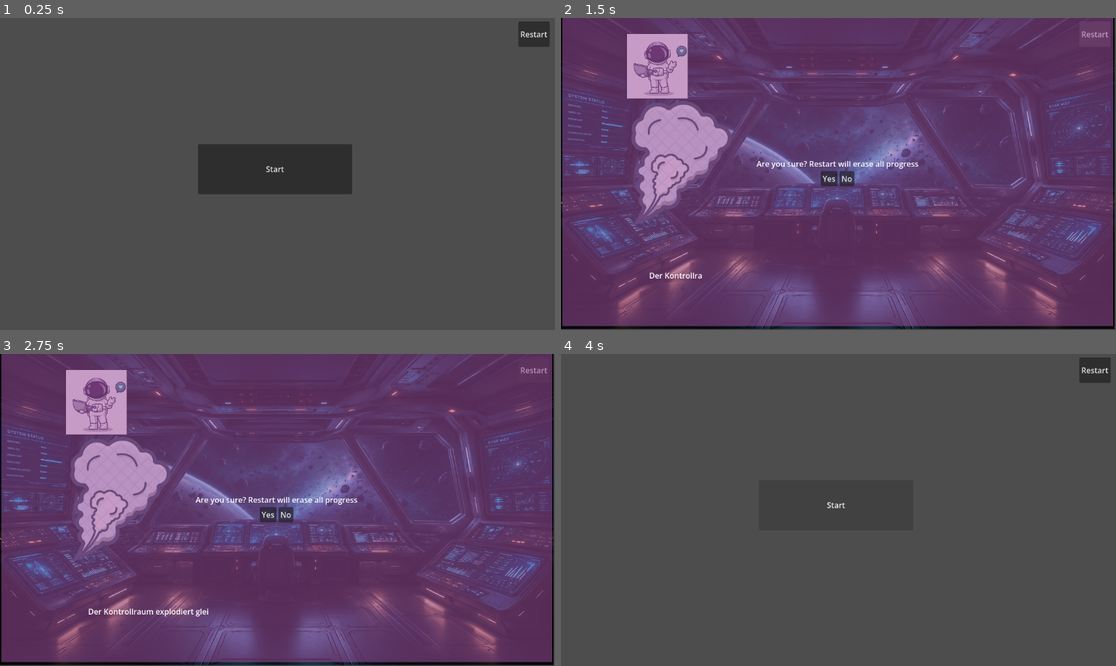
Above: before the commit, frames 1-4 (two rows, left to right).
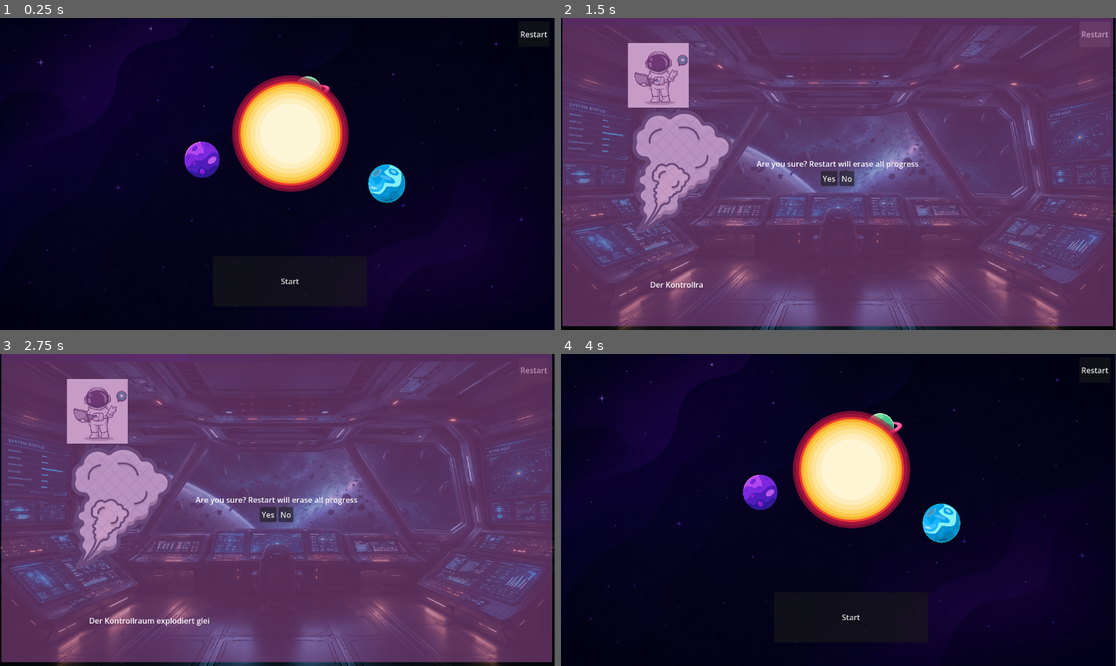
Above: after the commit, the same moments.

Repository: DanilLvov/GamificationTool
Game: Godot game, scene res://Scenes/Menu.tscn
Two runs of this game, one before a commit and one after it. Both use one fixed random seed, a clock stepped at 60 frames per second and the inputs below.
Inputs:
- Up to frame 1 (0.25 s): no input
- Up to frame 2 (1.5 s): click "Start" at 0.5 s; click "Restart" at 1.25 s
- Up to frame 3 (2.75 s): click "Restart" at 2 s
- Up to frame 4 (4 s): click "Restart" at 2.75 s; click "Yes" at 3.5 s

The runs differ from the first frame. In frame 1, 100% of the frame differs, in the area x 0-100%, y 0-100%; in frame 2, 14%; in frame 3, 15%; in frame 4, 100%.

Commit message:
Added Start Screen with moving planets + BG

Diff:
--- a/Scenes/Menu.tscn
+++ b/Scenes/Menu.tscn
@@ -1,6 +1,8 @@
 [gd_scene format=3 uid="uid://dlwa3cx6bf1fj"]
 
 [ext_resource type="Script" uid="uid://c4q3n8bja66b8" path="res://Scripts/menu.gd" id="1_syfuq"]
+[ext_resource type="Texture2D" uid="uid://b2wrmxy0glrd6" path="res://Assets/Backgrounds/spaceBG.png" id="2_ma218"]
+[ext_resource type="PackedScene" uid="uid://08yngngwjd1n" path="res://Scenes/StartScreen.tscn" id="2_s2c3o"]
 [ext_resource type="PackedScene" uid="uid://crexa6ncprce6" path="res://Scenes/cutscene.tscn" id="3_s2c3o"]
 [ext_resource type="PackedScene" uid="uid://c7icyl6pvqh3b" path="res://Scenes/mini_game.tscn" id="3_syfuq"]
 
@@ -11,12 +13,20 @@
 process_mode = 1
 script = ExtResource("1_syfuq")
 
-[node name="StartButton" type="Button" parent="." unique_id=315628407]
-visible = false
-offset_left = 411.0
-offset_top = 262.0
-offset_right = 731.0
-offset_bottom = 366.0
+[node name="SpaceBg" type="Sprite2D" parent="." unique_id=1424909887]
+z_index = -2
+position = Vector2(575, 322.75)
+scale = Vector2(0.68899524, 0.6934113)
+texture = ExtResource("2_ma218")
+
+[node name="StartScreen" parent="." unique_id=504394107 instance=ExtResource("2_s2c3o")]
+position = Vector2(3, 0)
+
+[node name="StartButton" type="Button" parent="StartScreen" unique_id=315628407]
+offset_left = 439.0
+offset_top = 495.0
+offset_right = 759.0
+offset_bottom = 599.0
 text = "Start"
 
 [node name="MiniGame" parent="." unique_id=875578804 instance=ExtResource("3_syfuq")]
@@ -60,8 +70,9 @@
 text = "No"
 
 [node name="Cutscene" parent="." unique_id=2129651268 instance=ExtResource("3_s2c3o")]
+position = Vector2(2, 19)
 
-[connection signal="pressed" from="StartButton" to="." method="_on_start_button_pressed"]
+[connection signal="pressed" from="StartScreen/StartButton" to="." method="_on_start_button_pressed"]
 [connection signal="pressed" from="RestartButton" to="." method="_on_restart_button_pressed"]
 [connection signal="pressed" from="RestartButton" to="." method="_restart_game"]
 [connection signal="pressed" from="RestartMenu/Content/Buttons/Yes" to="." method="_restart_menu_yes_pressed"]
--- /dev/null
+++ b/Scenes/StartScreen.tscn
@@ -0,0 +1,30 @@
+[gd_scene format=3 uid="uid://08yngngwjd1n"]
+
+[ext_resource type="Texture2D" uid="uid://dw2wi3wj7ujfj" path="res://Assets/Objects/sun1.svg" id="1_3u666"]
+[ext_resource type="Script" uid="uid://dacrs4p4kb14" path="res://Scripts/start_screen.gd" id="1_a2231"]
+[ext_resource type="Texture2D" uid="uid://c1yfwhp45ubtn" path="res://Assets/Objects/planet1.1_no_blur.svg" id="2_a2231"]
+[ext_resource type="Texture2D" uid="uid://lpofx4om57a2" path="res://Assets/Objects/planet2.1.svg" id="3_ey7n4"]
+[ext_resource type="Texture2D" uid="uid://dlatah40fs6" path="res://Assets/Objects/planet3.1.svg" id="4_6mw8b"]
+
+[node name="StarSystem" type="Node2D" unique_id=504394107]
+script = ExtResource("1_a2231")
+
+[node name="Sun1" type="Sprite2D" parent="." unique_id=628054557]
+position = Vector2(600, 240)
+scale = Vector2(0.5, 0.5)
+texture = ExtResource("1_3u666")
+
+[node name="Planet1_1NoBlur" type="Sprite2D" parent="." unique_id=1206152234]
+position = Vector2(420, 293)
+scale = Vector2(0.2, 0.2)
+texture = ExtResource("2_a2231")
+
+[node name="Planet2_1" type="Sprite2D" parent="." unique_id=274980847]
+position = Vector2(191.00003, 289.00003)
+scale = Vector2(0.2, 0.2)
+texture = ExtResource("3_ey7n4")
+
+[node name="Planet3_1" type="Sprite2D" parent="." unique_id=542053172]
+position = Vector2(305, 289)
+scale = Vector2(0.1, 0.1)
+texture = ExtResource("4_6mw8b")
--- a/Scripts/menu.gd
+++ b/Scripts/menu.gd
@@ -12,9 +12,10 @@
 # Node variables, if changing node name, change it here:
 @onready var minigame_manager = $MiniGame
 @onready var cutscene_manager = $Cutscene
-@onready var start_button = $StartButton
+@onready var start_button = $StartScreen/StartButton
 @onready var restart_button = $RestartButton
 @onready var restart_menu = $RestartMenu
+@onready var start_screen = $StartScreen
 
 
 var current_scene_id: int
@@ -126,7 +127,7 @@
 
 	match timeline.get(str(current_scene_id)).get("state"):
 		GameState.START:
-			start_button.visible = true
+			start_screen.visible = true
 		GameState.CUTSCENE:
 			cutscene_manager.visible = true
 			cutscene_manager.get_current_cutscene(timeline.get(str(current_scene_id)).get("cutscene_id"))
@@ -138,7 +139,7 @@
 
 # TODO: Add every new scene object to this function but we never hide restart button
 func _hide_all_objects() -> void:
-	start_button.visible = false
+	start_screen.visible = false
 	minigame_manager.visible = false
 	cutscene_manager.visible = false
 
--- /dev/null
+++ b/Scripts/start_screen.gd
@@ -0,0 +1,86 @@
+extends Node2D
+
+var sun_time := 0.0
+
+@onready var sun = $Sun1
+@onready var planets = [
+{	"center": Vector2(600, 260),
+	"radius_x": 200.0,
+	"radius_y": 90.0,
+	"angle":  PI * 5.0 / 6.0,
+	"speed": 0.5,
+	"forward": true,
+	"planet": $Planet1_1NoBlur,
+	"scale_min": 0.1,
+	"scale_max": 0.2
+
+},
+{	"center": Vector2(600, 275),
+	"radius_x": 250.0,
+	"radius_y": 115.0,
+	"angle": PI / 6.0,
+	"speed": 0.5,
+	"forward": true,
+	"planet": $Planet2_1,
+	"scale_min": 0.1,
+	"scale_max": 0.2
+},
+{	"center": Vector2(600, 290),
+	"radius_x": 290.0,
+	"radius_y": 140.0,
+	"angle": 3 * PI/2,
+	"speed": 0.5,
+	"forward": true,
+	"planet": $Planet3_1,
+	"scale_min": 0.08,
+	"scale_max": 0.15
+}
+]
+
+# Called when the node enters the scene tree for the first time.
+func _ready() -> void:
+	_process(0)
+	pass # Replace with function body.
+
+
+func _process(delta: float) -> void:
+
+	# Sun pulsing
+	sun_time += delta
+	var pulse := (sin(sun_time * 2.0) + 1.0) / 2.0
+	sun.scale = Vector2.ONE * lerp(0.49, 0.52, pulse)
+	sun.modulate = Color(1.0, 1.0, 1.0).lerp(Color(1.0, 0.92, 0.65), pulse * 0.25)
+
+	# Planets movement
+	for planet in planets:
+		var angle = planet["angle"]
+		angle += planet["speed"] * delta
+		var current_position = planet["center"] + Vector2(
+			cos(angle) * planet["radius_x"],
+			sin(angle) * planet["radius_y"]
+		)
+		# Scaling planet
+		var t := scale_t_from_angle(angle)
+		planet["planet"].scale = Vector2.ONE * lerp(planet["scale_min"], planet["scale_max"], t)
+
+		if fmod(angle, 2 * PI) > PI and planet["forward"]:
+			planet["forward"] = false
+			planet["planet"].z_index = -1
+		if fmod(angle, 2 * PI) < PI and not planet["forward"]:
+			planet["forward"] = true
+			planet["planet"].z_index = 1
+
+		planet["angle"] = angle
+		planet["planet"].position = current_position
+
+# Function for smooth scaling of planets
+func scale_t_from_angle(angle: float) -> float:
+	var a := wrapf(angle, -PI / 2.0, PI * 1.5)
+	var t: float
+
+	if a <= PI / 2.0:
+		t = inverse_lerp(-PI / 2.0, PI / 2.0, a)
+	else:
+		t = inverse_lerp(PI * 1.5, PI / 2.0, a)
+
+	return smoothstep(0.0, 1.0, t)
Binary file added: Assets/Backgrounds/spaceBG.png
Not shown, added: Assets/Backgrounds/spaceBG.png.import
Not shown, added: Scripts/start_screen.gd.uid
